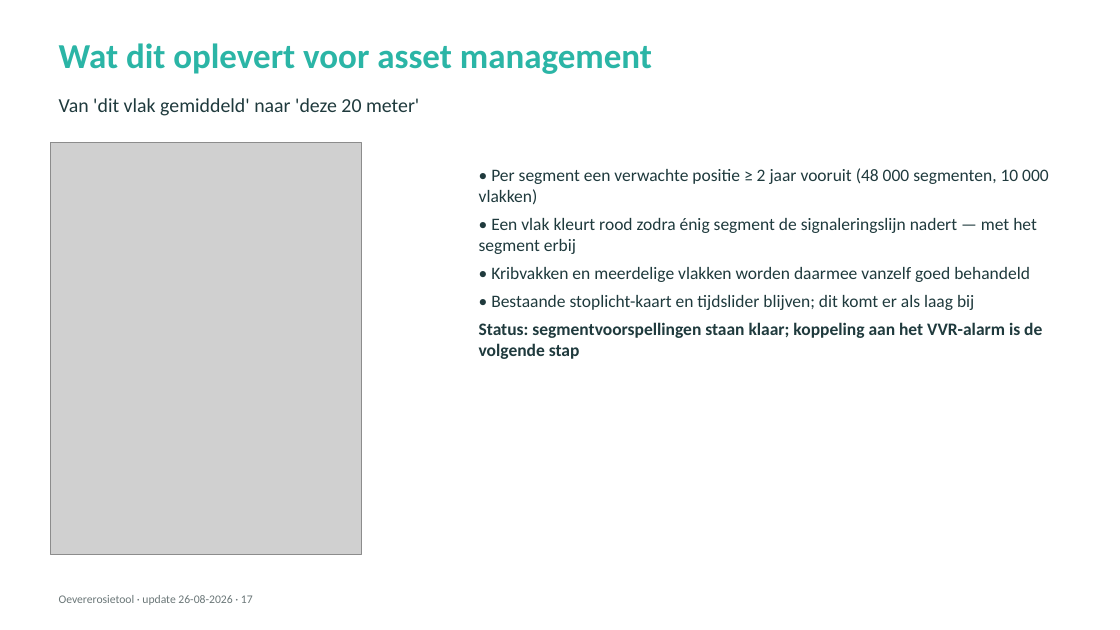
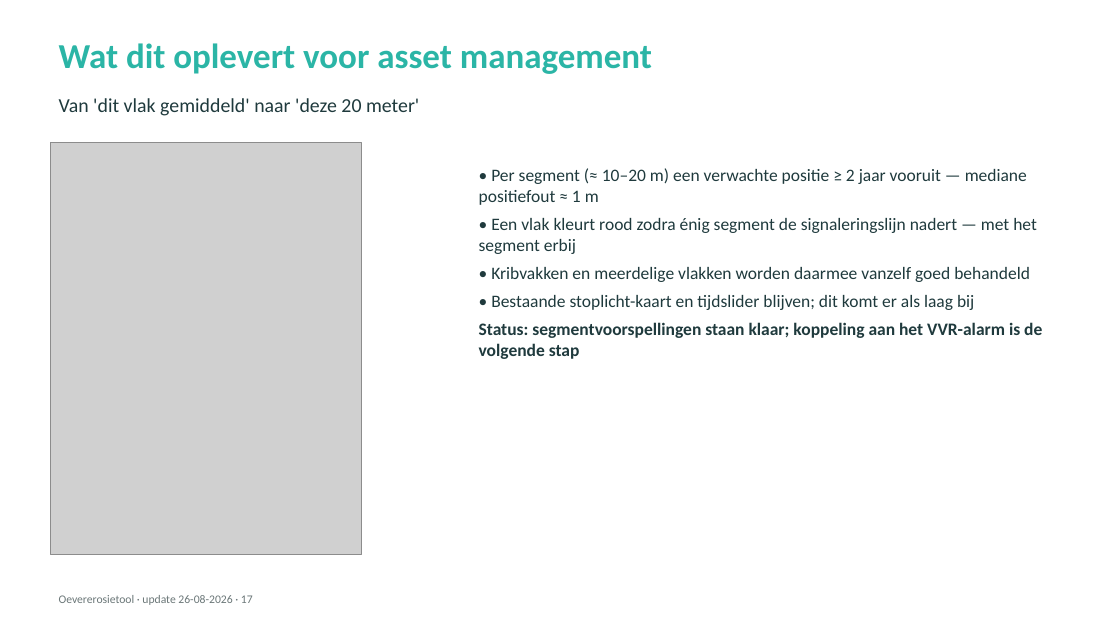
Before and after one commit to HAL24K/wocu-oevererosie, a slide deck: slide 17 of docs/presentations/20260826_update_v2.pptx. Drawn at 1120x630 pixels with LibreOffice and Linux fonts; fonts in the diff are those of the drawing; grey boxes stand for pictures. Boxes give left, top, right and bottom in pixels: in the first picture for what was removed or moved away, otherwise in the second. Text is boxed around its words. In the diff, an @@ line names an element or a change of style, - is before the commit and + after.

```diff
--- a/docs/presentations/20260826_update_v2.pptx
+++ b/docs/presentations/20260826_update_v2.pptx
@@ text at bbox=[479, 168, 1027, 205]: text changed @@
-• Per segment een verwachte positie ≥ 2 jaar vooruit (48 000 segmenten, 10 000 vlakken)
+• Per segment (≈ 10–20 m) een verwachte positie ≥ 2 jaar vooruit — mediane positiefout ≈ 1 m
```
Also in this commit, not shown: 5 other slides changed, 6 other files.
